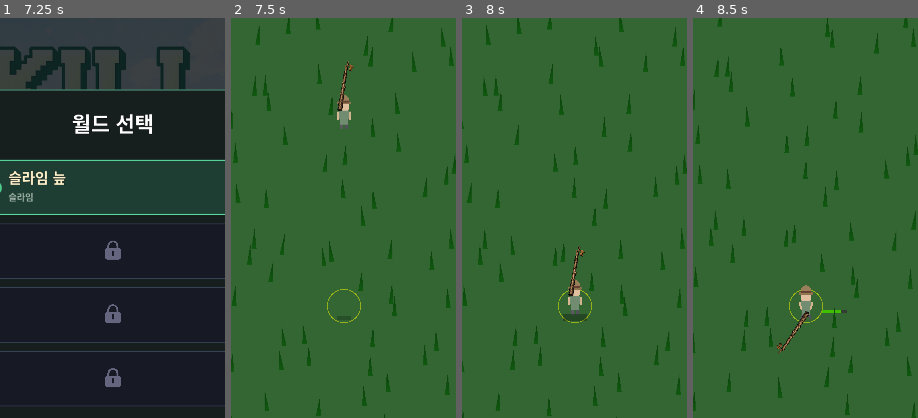
Above: before the commit, frames 1-4 (left to right).
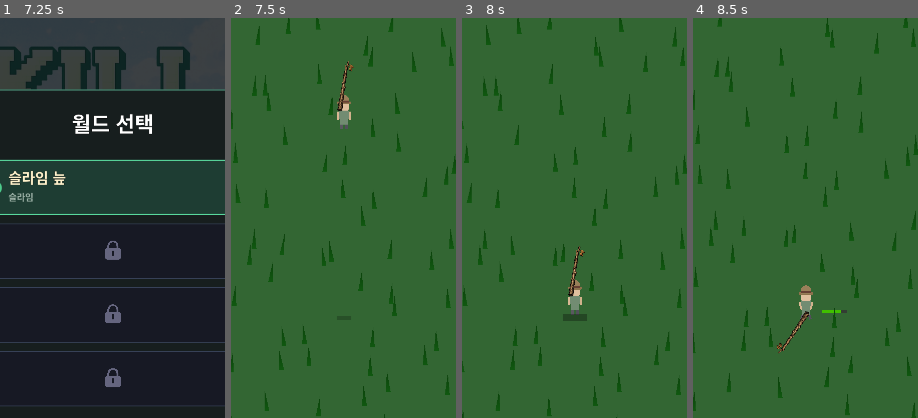
Above: after the commit, the same moments.

Repository: yellyB/game-kill_grass
Game: Godot game, scene res://scenes/ui/main_menu.tscn
Two runs of this game, one before a commit and one after it. Both use one fixed random seed, a clock stepped at 60 frames per second and the inputs below. Sound files missing from this copy of the repository are replaced by a short silence.
Inputs (mouse positions are % of the whole screen's width and height, from its top left):
- Up to frame 1 (7.25 s): drag from (84, 5) to (60, 28) at 0.52 s; click (50, 50) at 1.25 s; drag from (30, 55) to (45, 70) at 2.02 s; move the mouse to (60, 28) at 2.77 s; hold D (move_right) 2.78-3.5 s; drag from (45, 70) to (20, 35) at 3.52 s; move the mouse to (80, 65) at 4.27 s; hold A (move_left) 4.28-5 s; click "건너뛰기" at 5 s; tap Enter at 5.75 s; drag from (20, 35) to (35, 25) at 5.77 s; click (50, 60) at 6.5 s
- Up to frame 2 (7.5 s): click "게임 입장" at 7.25 s
- Up to frame 3 (8 s): no input
- Up to frame 4 (8.5 s): move the mouse to (55, 50) at 8.02 s; hold S (move_down) from 8.03 s (still down); click (55, 50) at 8.17 s
The pictures show only the part of the screen within x 25-75%, y 14-64%; the shares and areas given below are measured in that part.

Frame 1 is identical in both runs. In frame 2, 0.1% of the frame differs, in the area x 42-58%, y 67-77%; in frame 3, less than 0.1%; in frame 4, less than 0.1%.

Commit message:
Hide debug hit range circles from player and monsters
Move player body_radius arc inside DEBUG_SHOW_RANGES guard,
remove monster hit_radius arc drawing.

Co-Authored-By: Claude Opus 4.6 <noreply@anthropic.com>

Diff:
--- a/scripts/monster.gd
+++ b/scripts/monster.gd
@@ -260,4 +260,4 @@
   return drop_table[0]
 
 func _draw() -> void:
-  draw_arc(Vector2.ZERO, hit_radius, 0, TAU, 32, Color(1.0, 1.0, 0.0, 0.5), 2.0)
+  pass
--- a/scripts/player.gd
+++ b/scripts/player.gd
@@ -708,12 +708,12 @@
   return poly
 
 func _draw() -> void:
+  if not DEBUG_SHOW_RANGES:
+    return
+
   # Draw monster hit range (yellow)
   var body_radius = 40.0
   draw_arc(Vector2.ZERO, body_radius, 0, TAU, 32, Color(1.0, 1.0, 0.0, 0.5), 2.0)
-
-  if not DEBUG_SHOW_RANGES:
-    return
 
   # Draw coin magnet range (blue)
   var magnet_range = GameManager.get_magnet_range()
